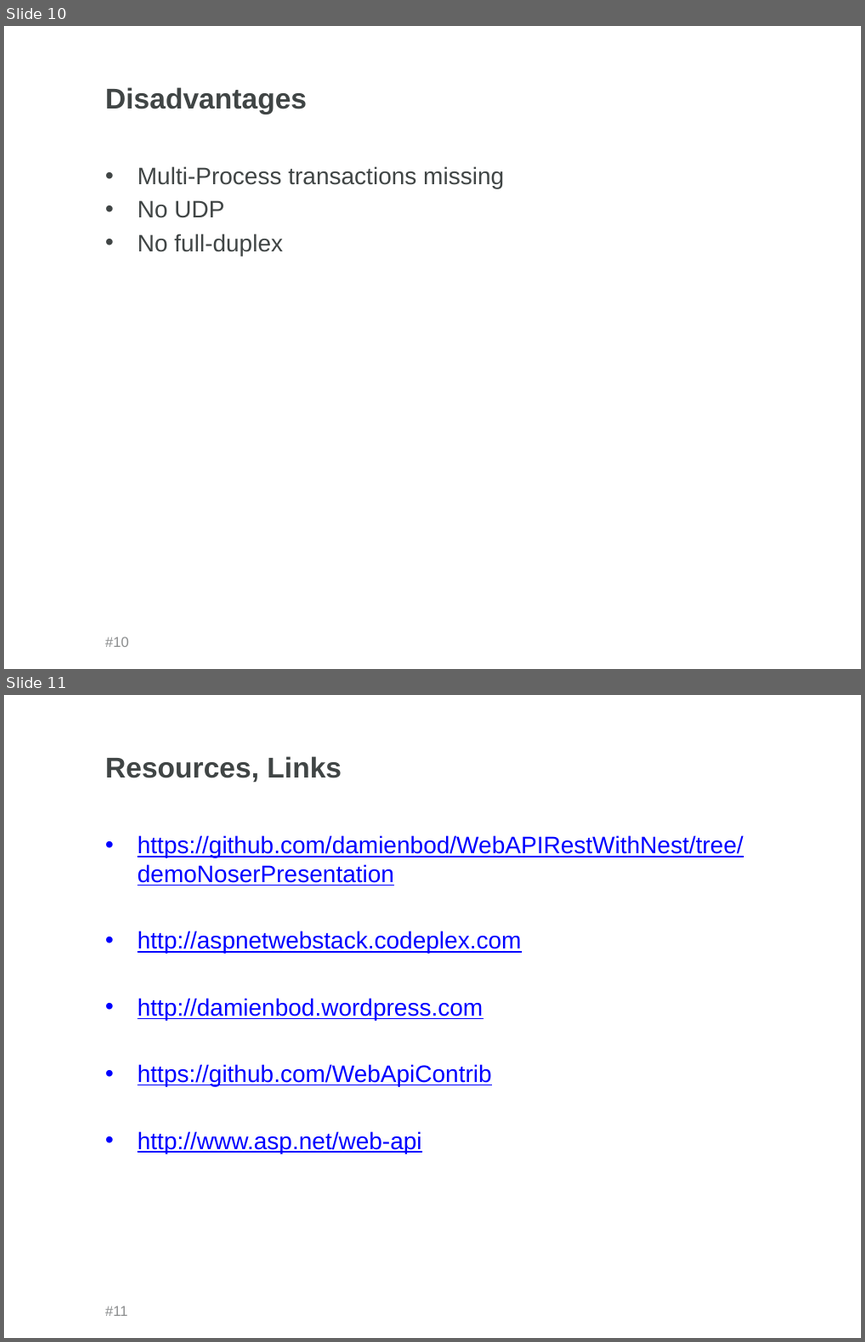
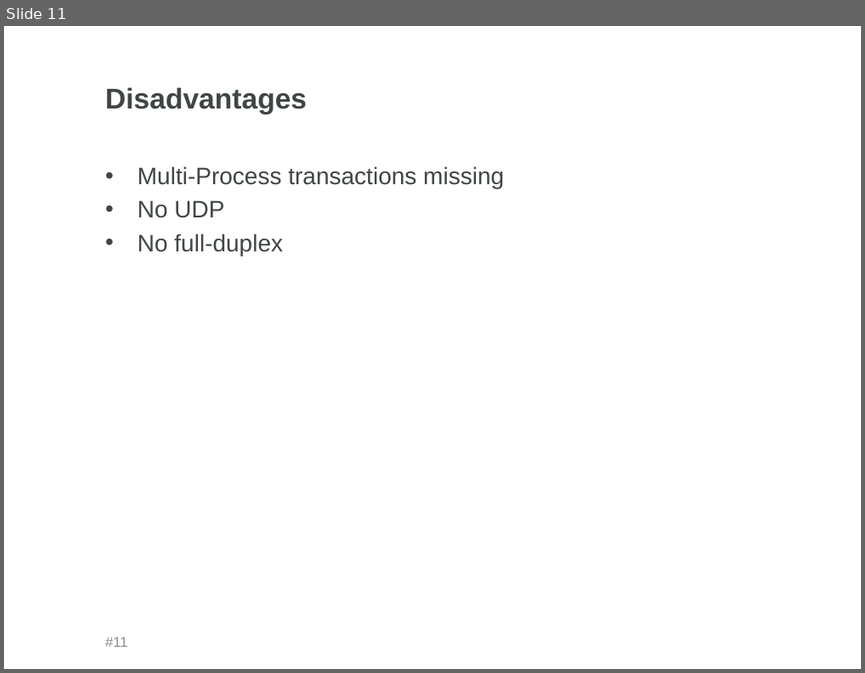
Before and after one commit to rfe-nosi/WebAPI, a slide deck: WebAPI_Short.pptx. Shown one above the other, each under a label of ours: slides 10 and 11 before the commit, slide 11 after it. The pictures are 865x1342 and 865x673 pixels, drawn with LibreOffice and Linux fonts; fonts in the diff are those of the drawing; background and template pictures are left out. Boxes give left, top, right and bottom in pixels: in the first picture for what was removed or moved away, otherwise in the second. Text is boxed around its words. In the diff, an @@ line names an element or a change of style, - is before the commit and + after.

```diff
--- a/WebAPI_Short.pptx
+++ b/WebAPI_Short.pptx
@@ slide 11 removed at box(4, 695, 861, 1338), background #FFFFFF @@
@@ title removed at box(105, 756, 341, 782) @@
-Resources, Links
@@ text removed at box(137, 835, 744, 1153) @@
-• https://github.com/damienbod/WebAPIRestWithNest/tree/demoNoserPresentation
-• http://aspnetwebstack.codeplex.com
-• http://damienbod.wordpress.com
-• https://github.com/WebApiContrib
-• http://www.asp.net/web-api
@@ page number removed at box(105, 1305, 128, 1315) @@
-#11
@@ what was slide 10 is now slide 11 @@
@@ page number at box(105, 636, 128, 646): text changed @@
-#10
+#11
```
Also in this commit, not shown: 4 slides changed, 3 slides added, 2 other files.
